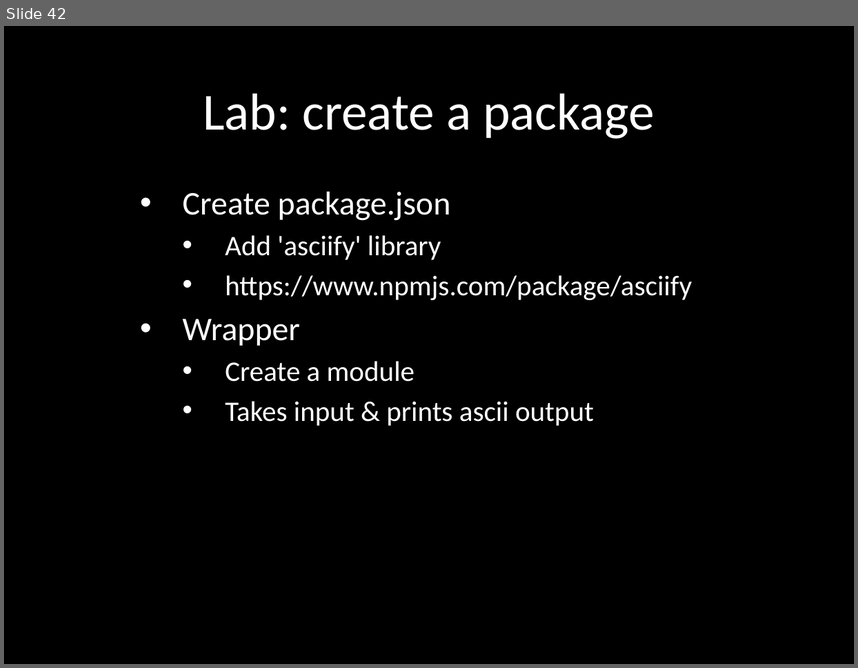
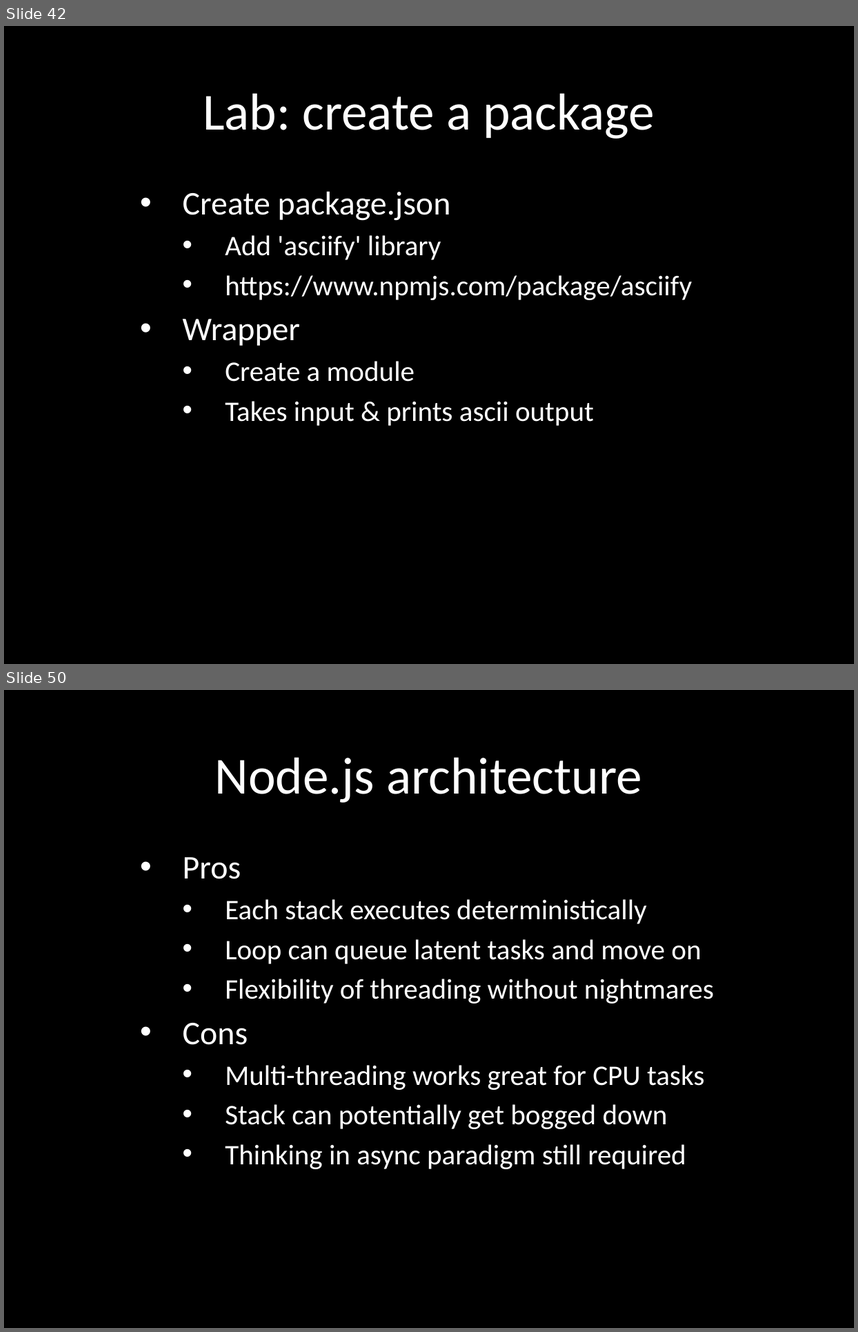
Before and after one commit to eliasjames/training-node, a slide deck: slides/Node Slides Day 1.pptx. Shown one above the other, each under a label of ours: slide 42 before the commit, slides 42 and 50 after it; the slides between them are not shown. The pictures are 858x668 and 858x1332 pixels, drawn with LibreOffice and Linux fonts; fonts in the diff are those of the drawing. Boxes give left, top, right and bottom in pixels: in the first picture for what was removed or moved away, otherwise in the second. Text is boxed around its words. In the diff, an @@ line names an element or a change of style, - is before the commit and + after.

Commit message:
Add node architecture to day 1, start day 2

```diff
--- a/slides/Node Slides Day 1.pptx
+++ b/slides/Node Slides Day 1.pptx
@@ slide 50 added at [4, 690, 854, 1328], background #000000 @@
@@ title added at [215, 757, 642, 802], 44 pt, text #FFFFFF @@
+Node.js architecture
@@ subtitle added at [183, 857, 714, 1169], 24 pt, text #FFFFFF @@
+  • Pros
+    • Each stack executes deterministically
+    • Loop can queue latent tasks and move on
+    • Flexibility of threading without nightmares
+  • Cons
+    • Multi-threading works great for CPU tasks
+    • Stack can potentially get bogged down
+    • Thinking in async paradigm still required
```
Also in this commit, not shown: 5 slides changed, 9 other slides added, 1 other file.
